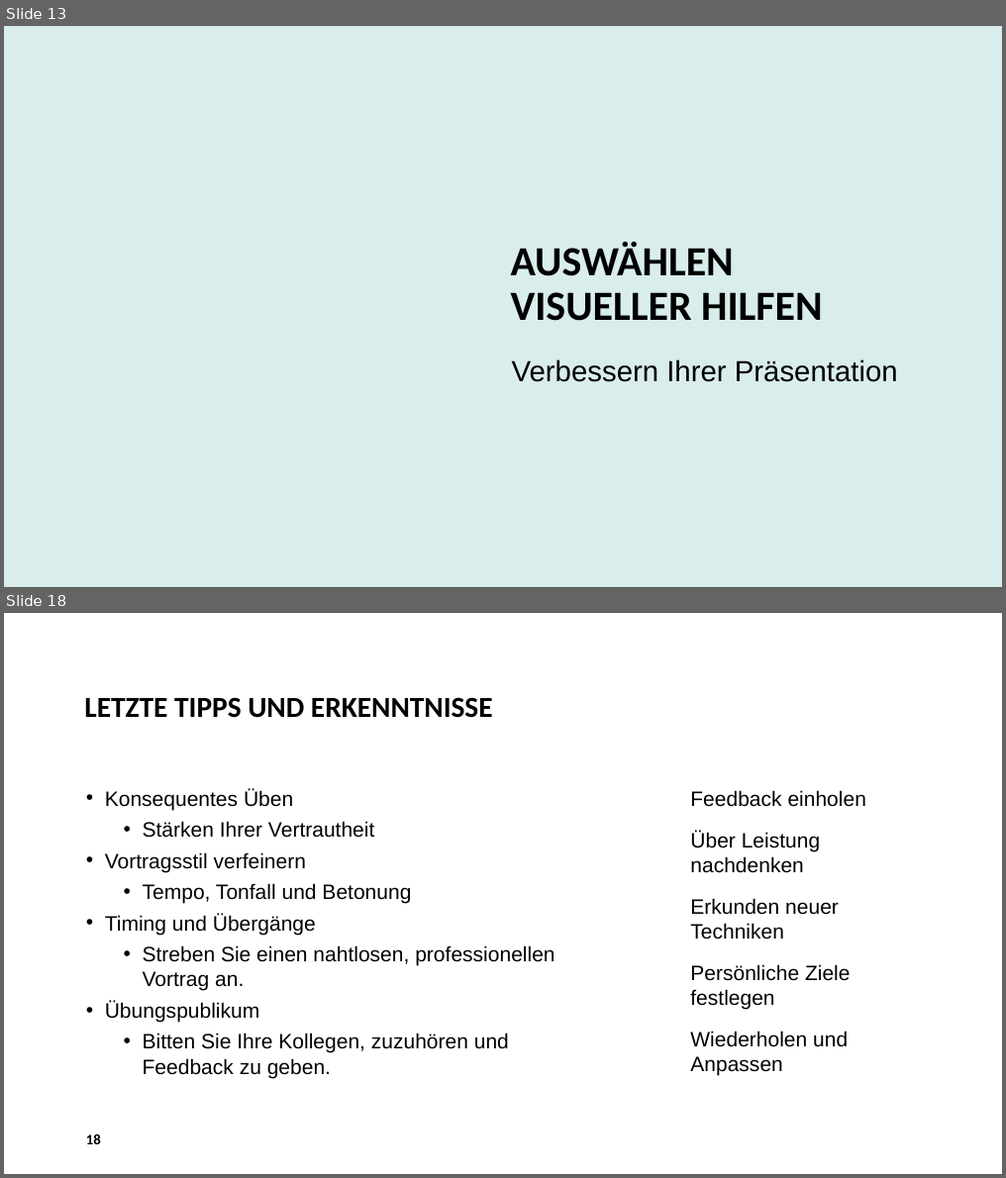
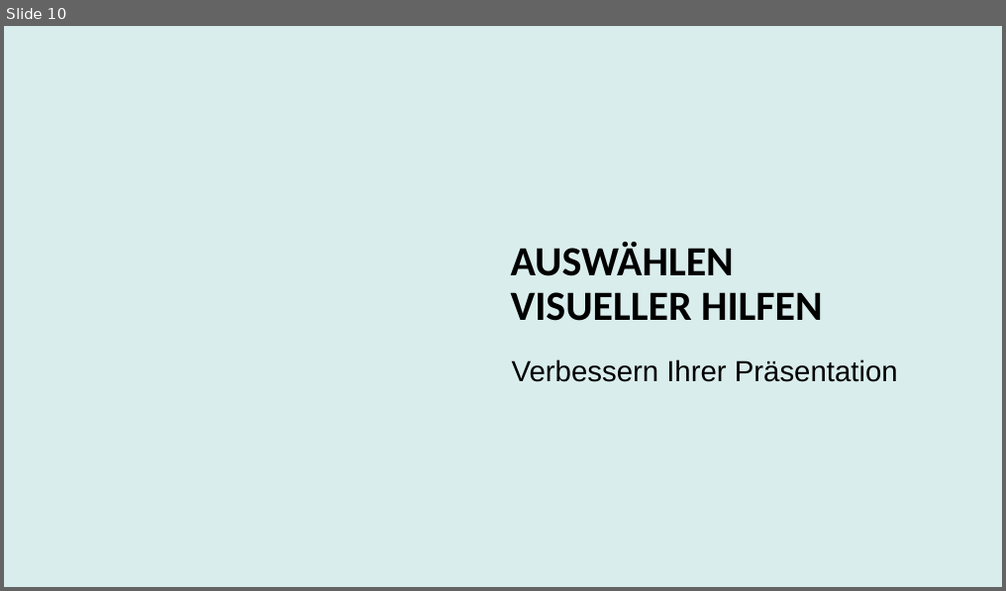
Before and after one commit to patricjenni/kochrezepte, a slide deck: docs/Präsentation_Kochrezepte.pptx. Shown one above the other, each under a label of ours: slides 13 and 18 before the commit, slide 10 after it; the slides between them are not shown. The pictures are 1006x1178 and 1006x591 pixels, drawn with LibreOffice and Linux fonts; fonts in the diff are those of the drawing; background and template pictures are left out. Boxes give left, top, right and bottom in pixels: in the first picture for what was removed or moved away, otherwise in the second. Text is boxed around its words. In the diff, an @@ line names an element or a change of style, - is before the commit and + after.

```diff
--- a/docs/Präsentation_Kochrezepte.pptx
+++ b/docs/Präsentation_Kochrezepte.pptx
@@ slide 18 removed at box(4, 613, 1002, 1174), background #FFFFFF @@
@@ title removed at box(84, 697, 493, 718) @@
-LETZTE TIPPS UND ERKENNTNISSE
@@ text removed at box(105, 789, 554, 1078) @@
-• Konsequentes Üben
-  • Stärken Ihrer Vertrautheit
-• Vortragsstil verfeinern
-  • Tempo, Tonfall und Betonung
-• Timing und Übergänge
-  • Streben Sie einen nahtlosen, professionellen Vortrag an.
-• Übungspublikum
-  • Bitten Sie Ihre Kollegen, zuzuhören und Feedback zu geben.
@@ text removed at box(690, 790, 866, 1076) @@
-Feedback einholen
-Über Leistung nachdenken
-Erkunden neuer Techniken
-Persönliche Ziele festlegen
-Wiederholen und Anpassen
@@ page number removed at box(86, 1135, 101, 1145) @@
-18
@@ what was slide 13 is now slide 10 @@
```
Also in this commit, not shown: 8 slides changed, 8 other slides removed.
